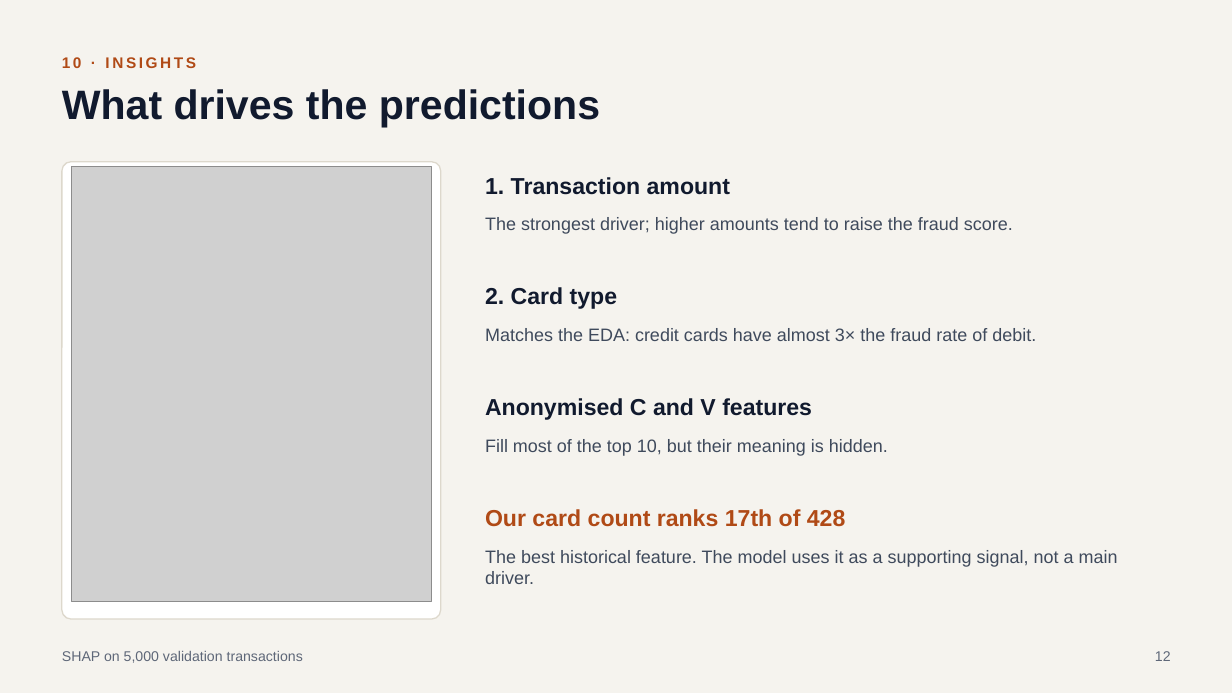
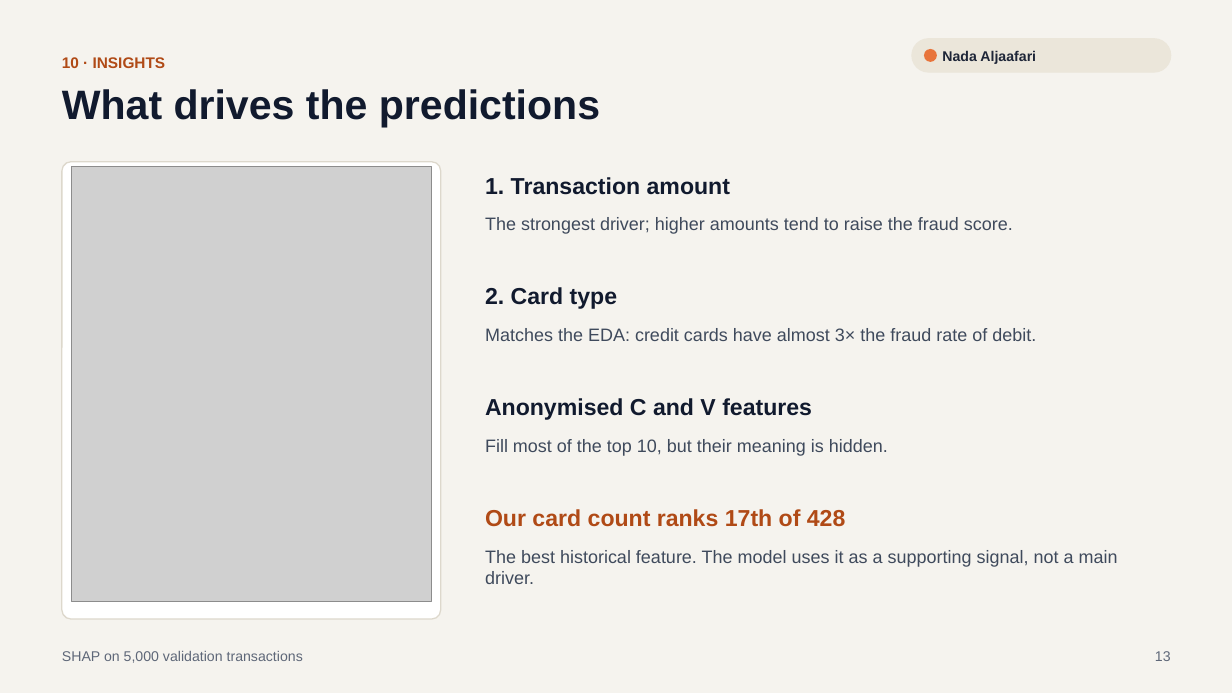
Before and after one commit to NadaMIS/makamin-fraud-detection, a slide deck: slide 13 of makamin-fraud-detection/presentation/MAKAMIN_Presentation.pptx (slide 12 before the commit). Drawn at 1232x693 pixels with LibreOffice and Linux fonts; fonts in the diff are those of the drawing; grey boxes stand for pictures. Boxes give left, top, right and bottom in pixels: in the first picture for what was removed or moved away, otherwise in the second. Text is boxed around its words. In the diff, an @@ line names an element or a change of style, - is before the commit and + after.

```diff
--- a/makamin-fraud-detection/presentation/MAKAMIN_Presentation.pptx
+++ b/makamin-fraud-detection/presentation/MAKAMIN_Presentation.pptx
@@ text "10 · INSIGHTS" at [62,57,166,68]: letter spacing 2 to 0 pt @@
@@ rounded rectangle added at [912,39,1171,72], fill #EBE6DA, outline #EBE6DA 1 pt @@
@@ ellipse added at [924,49,937,62], fill #E8743B @@
@@ text added at [942,50,1036,64], 11 pt, text #1E2638, bold @@
+Nada Aljaafari
@@ text at [1155,651,1171,661]: text changed @@
-12
+13
```
Also in this commit, not shown: 16 other slides changed, 3 slides added.
